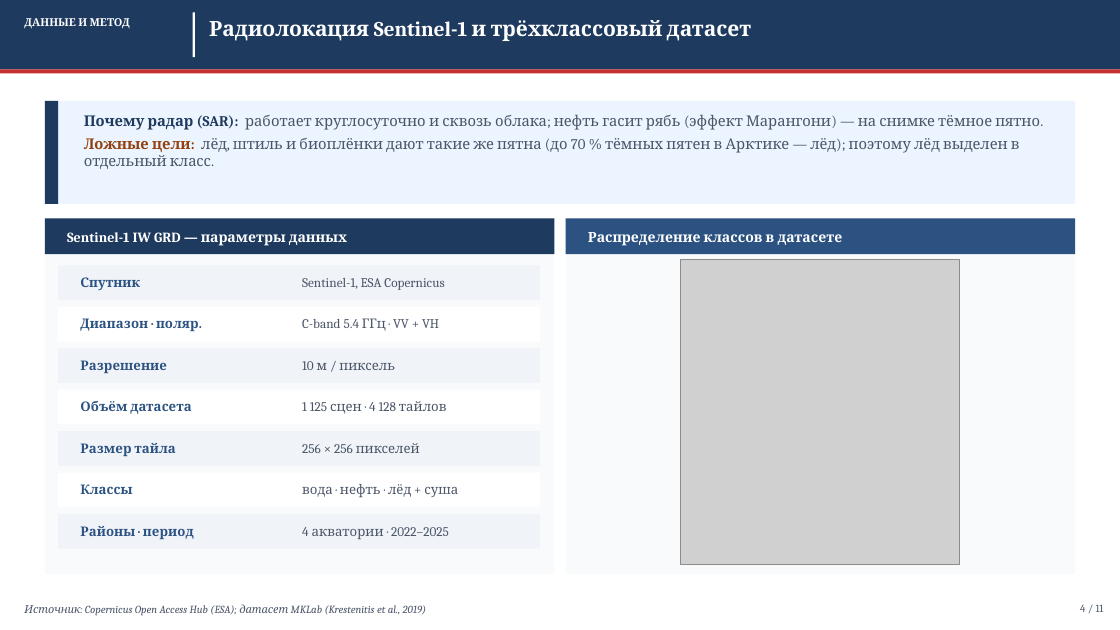
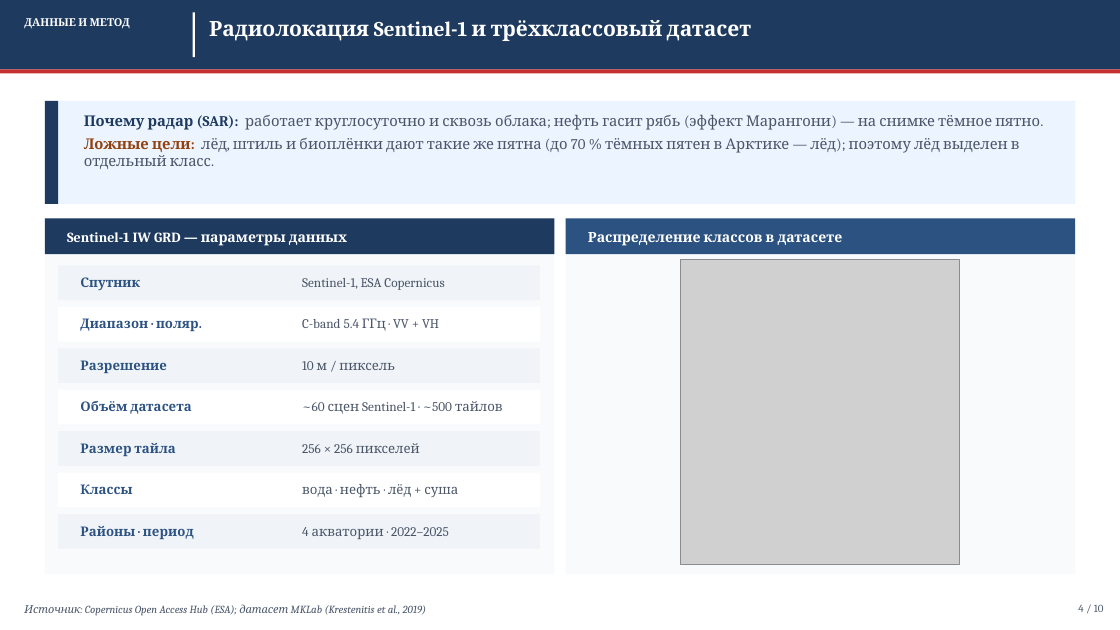
Before and after one commit to Confucius-hub/spbu_db_hw, a slide deck: slide 4 of thesis/presentation/Презентация_ВКР_2026.pptx. Drawn at 1120x630 pixels with LibreOffice and Linux fonts; fonts in the diff are those of the drawing; grey boxes stand for pictures. Boxes give left, top, right and bottom in pixels: in the first picture for what was removed or moved away, otherwise in the second. Text is boxed around its words. In the diff, an @@ line names an element or a change of style, - is before the commit and + after.

```diff
--- a/thesis/presentation/Презентация_ВКР_2026.pptx
+++ b/thesis/presentation/Презентация_ВКР_2026.pptx
@@ text at bbox=[302, 401, 503, 414]: text changed @@
-1 125 сцен · 4 128 тайлов
+~60 сцен Sentinel-1 · ~500 тайлов
@@ text at bbox=[1078, 604, 1104, 612]: text changed @@
-4 / 11
+4 / 10
```
Also in this commit, not shown: 8 other slides changed, 1 slide added, 2 slides removed, 17 other files.
